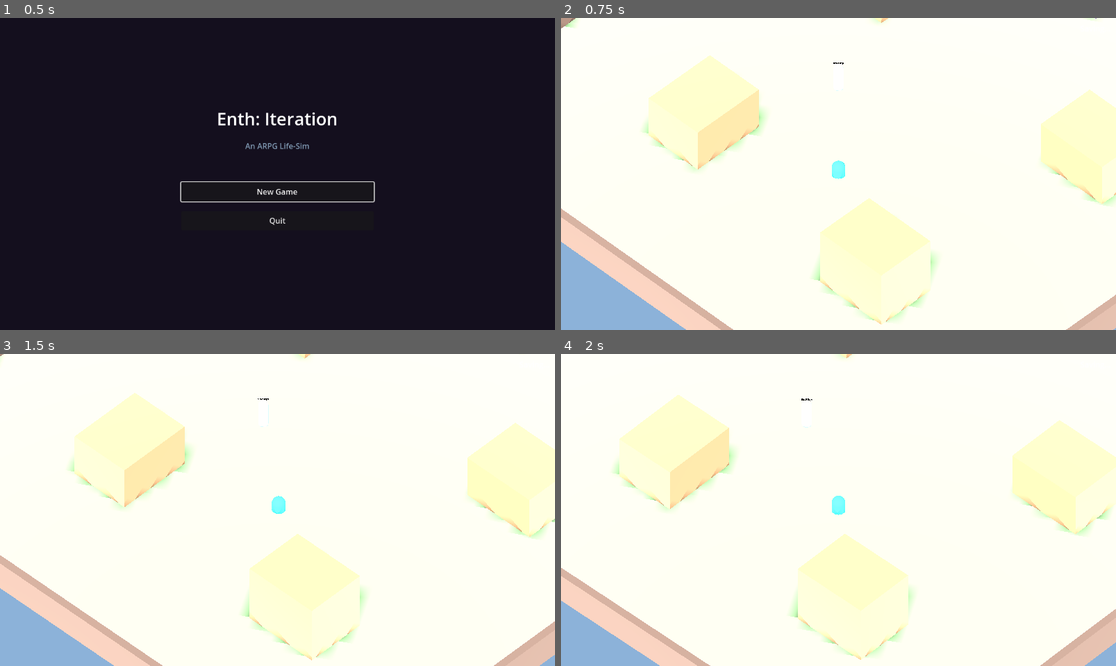
Above: before the commit, frames 1-4 (two rows, left to right).
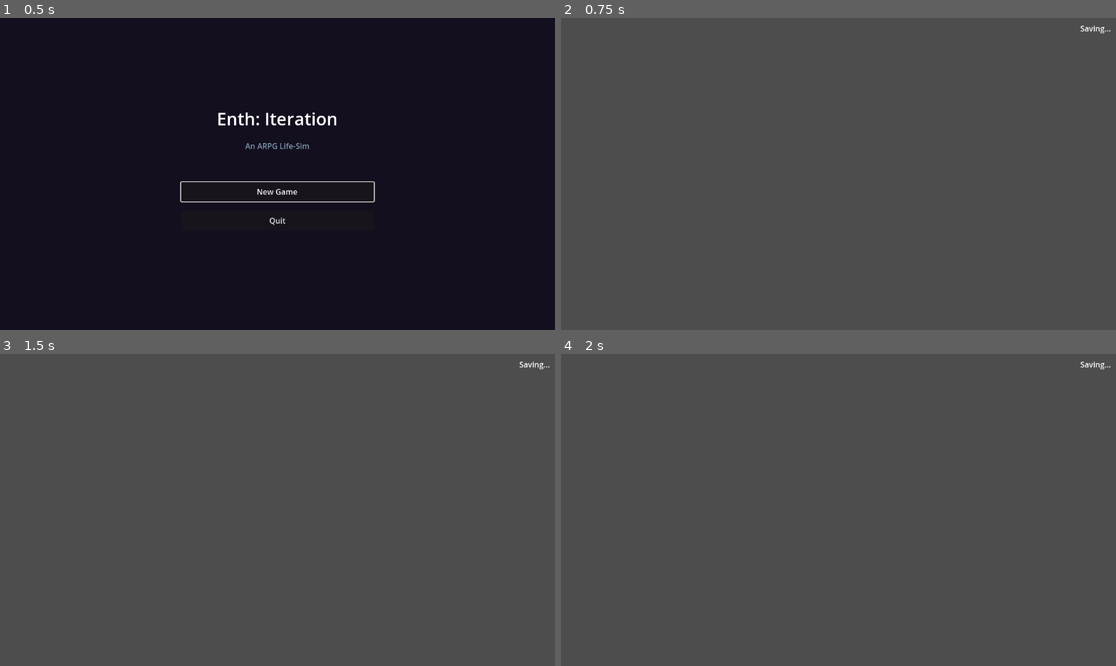
Above: after the commit, the same moments.

Repository: hwashburn1011/enth-iteration
Game: Godot game, scene res://scenes/main/MainMenu.tscn
Two runs of this game, one before a commit and one after it. Both use one fixed random seed, a clock stepped at 60 frames per second and the inputs below.
Inputs (mouse positions are in pixels of both pictures, inside the frame that each line leads up to):
- Up to frame 1 (0.5 s): no input
- Up to frame 2 (0.75 s): click "New Game" at 0.5 s
- Up to frame 3 (1.5 s): tap Enter at 1.25 s; move the mouse to (399, 494) at 1.27 s; hold D (move_right) from 1.28 s (still down); tap 1 (ability_1) at 1.35 s; click (399, 494) at 1.42 s
- Up to frame 4 (2 s): keep holding D (move_right)

Frame 1 is identical in both runs. In frame 2, 100% of the frame differs, in the area x 0-100%, y 0-100%; in frame 3, 100%; in frame 4, 100%.
Error after the commit: Parse Error: Cannot find member "TONE_MAP_ACES" in base "Environment". (res://scenes/town/town.gd:171)

Commit message:
visual: town lighting, Emberville palette, dungeon floor collision
- Add warm directional + fill lighting and WorldEnvironment to town
  (skips if scene already has them)
- Update town materials: grass green (#6FAF6A), warm brown buildings,
  soft gray stone boundaries per Emberville style guide
- Enhance town_environment.tres: add fog, glow, SSAO, warm sky
- Add HUD spawn to town scene
- Add floor collision (StaticBody3D) to RoomBase for all dungeon rooms
- Add all-floors-cleared handler to dungeon scene

Co-Authored-By: Claude Opus 4.6 (1M context) <noreply@anthropic.com>

Diff:
--- a/assets/placeholders/town_environment.tres
+++ b/assets/placeholders/town_environment.tres
@@ -2,8 +2,18 @@
 
 [resource]
 background_mode = 1
-background_color = Color(0.55, 0.7, 0.85, 1)
+background_color = Color(0.50, 0.68, 0.88, 1)
 ambient_light_source = 2
-ambient_light_color = Color(1.0, 0.95, 0.9, 1)
-ambient_light_energy = 0.8
+ambient_light_color = Color(1.0, 0.95, 0.88, 1)
+ambient_light_energy = 0.7
 tonemap_mode = 2
+tonemap_white = 6.0
+glow_enabled = true
+glow_intensity = 0.2
+glow_bloom = 0.05
+fog_enabled = true
+fog_light_color = Color(0.6, 0.65, 0.75, 1)
+fog_density = 0.003
+ssao_enabled = true
+ssao_radius = 1.0
+ssao_intensity = 0.5
--- a/scenes/town/Town.tscn
+++ b/scenes/town/Town.tscn
@@ -8,13 +8,16 @@
 size = Vector2(40, 40)
 
 [sub_resource type="StandardMaterial3D" id="Material_ground"]
-albedo_color = Color(0.42, 0.55, 0.42, 1)
+albedo_color = Color(0.435, 0.686, 0.416, 1)
+roughness = 0.9
 
 [sub_resource type="StandardMaterial3D" id="Material_building"]
-albedo_color = Color(0.55, 0.45, 0.35, 1)
+albedo_color = Color(0.541, 0.416, 0.29, 1)
+roughness = 0.85
 
 [sub_resource type="StandardMaterial3D" id="Material_boundary"]
-albedo_color = Color(0.35, 0.3, 0.28, 1)
+albedo_color = Color(0.604, 0.604, 0.604, 1)
+roughness = 0.9
 
 [node name="Town" type="Node3D"]
 script = ExtResource("1_script")
--- a/scenes/town/town.gd
+++ b/scenes/town/town.gd
@@ -17,6 +17,14 @@
 func _ready() -> void:
 	portal_return_point.add_to_group(&"portal_return_point")
 	player_spawn_point.add_to_group(&"respawn_point")
+
+	# --- Lighting and Environment ---
+	_setup_environment()
+
+	# Spawn HUD
+	var hud_scene: PackedScene = load("res://scenes/ui/hud/HUD.tscn") as PackedScene
+	if hud_scene:
+		add_child(hud_scene.instantiate())
 
 	# Spawn player
 	var player_scene: PackedScene = load("res://scenes/entities/player/Player.tscn") as PackedScene
@@ -127,6 +135,51 @@
 			return
 
 
+func _setup_environment() -> void:
+	# Skip if scene already has lighting (Town.tscn has it in the scene file)
+	if get_node_or_null("DirectionalLight3D") or get_node_or_null("WorldEnvironment"):
+		return
+	# Warm directional light — top-left per visual style guide
+	var sun: DirectionalLight3D = DirectionalLight3D.new()
+	sun.rotation_degrees = Vector3(-50, -30, 0)
+	sun.light_energy = 1.0
+	sun.light_color = Color(1.0, 0.95, 0.85)  # Warm sunlight
+	sun.shadow_enabled = true
+	sun.directional_shadow_mode = DirectionalLight3D.SHADOW_PARALLEL_4_SPLITS
+	add_child(sun)
+
+	# Soft fill light
+	var fill: DirectionalLight3D = DirectionalLight3D.new()
+	fill.rotation_degrees = Vector3(-35, 150, 0)
+	fill.light_energy = 0.35
+	fill.light_color = Color(0.8, 0.85, 1.0)
+	fill.shadow_enabled = false
+	add_child(fill)
+
+	# World environment — cozy warm town atmosphere
+	var env: Environment = Environment.new()
+	env.background_mode = Environment.BG_COLOR
+	env.background_color = Color(0.45, 0.65, 0.85)  # Light sky blue
+	env.ambient_light_source = Environment.AMBIENT_SOURCE_COLOR
+	env.ambient_light_color = Color(0.5, 0.48, 0.42)  # Warm ambient
+	env.ambient_light_energy = 0.6
+	# Light fog for depth
+	env.fog_enabled = true
+	env.fog_light_color = Color(0.6, 0.65, 0.75)
+	env.fog_density = 0.005
+	# Tonemap
+	env.tonemap_mode = Environment.TONE_MAP_ACES
+	env.tonemap_white = 6.0
+	# Subtle glow
+	env.glow_enabled = true
+	env.glow_intensity = 0.2
+	env.glow_bloom = 0.05
+
+	var world_env: WorldEnvironment = WorldEnvironment.new()
+	world_env.environment = env
+	add_child(world_env)
+
+
 func _setup_demo_end_trigger() -> void:
 	# Give player a moment to see the town, then trigger demo end
 	await get_tree().create_timer(3.0).timeout
